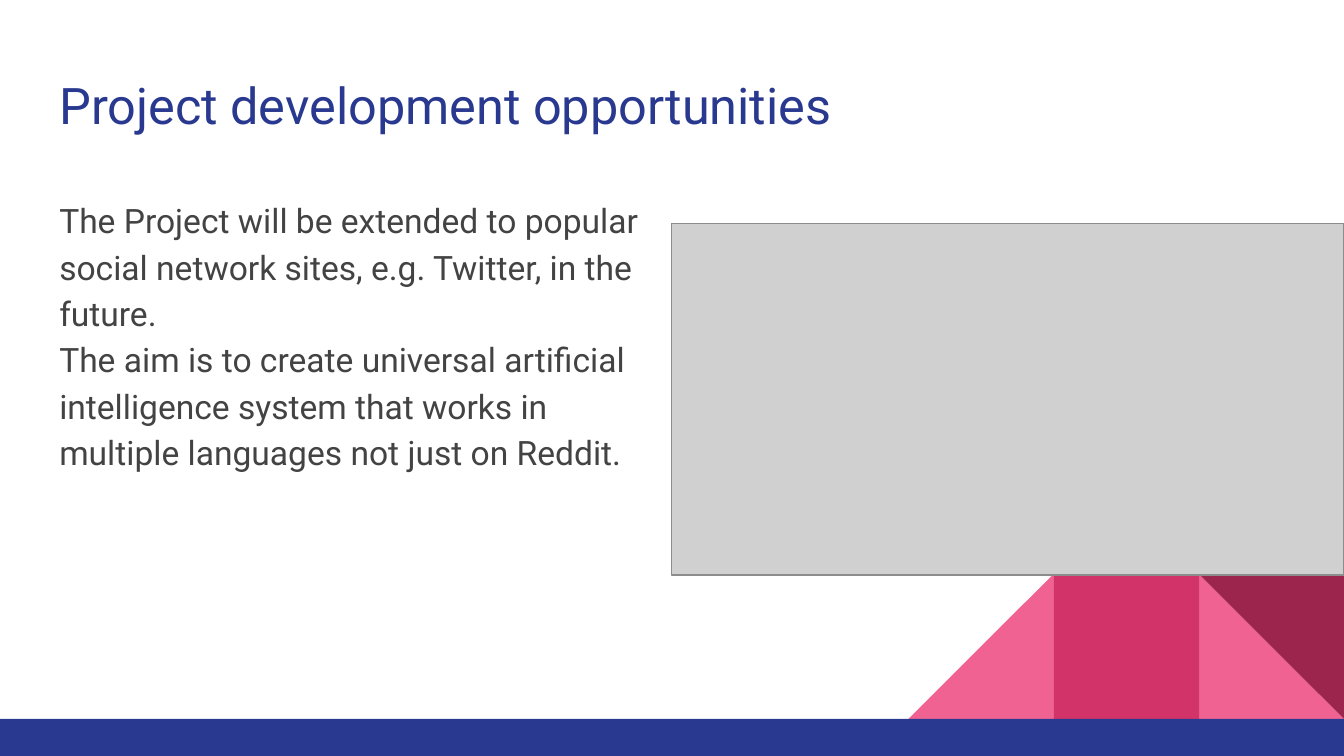
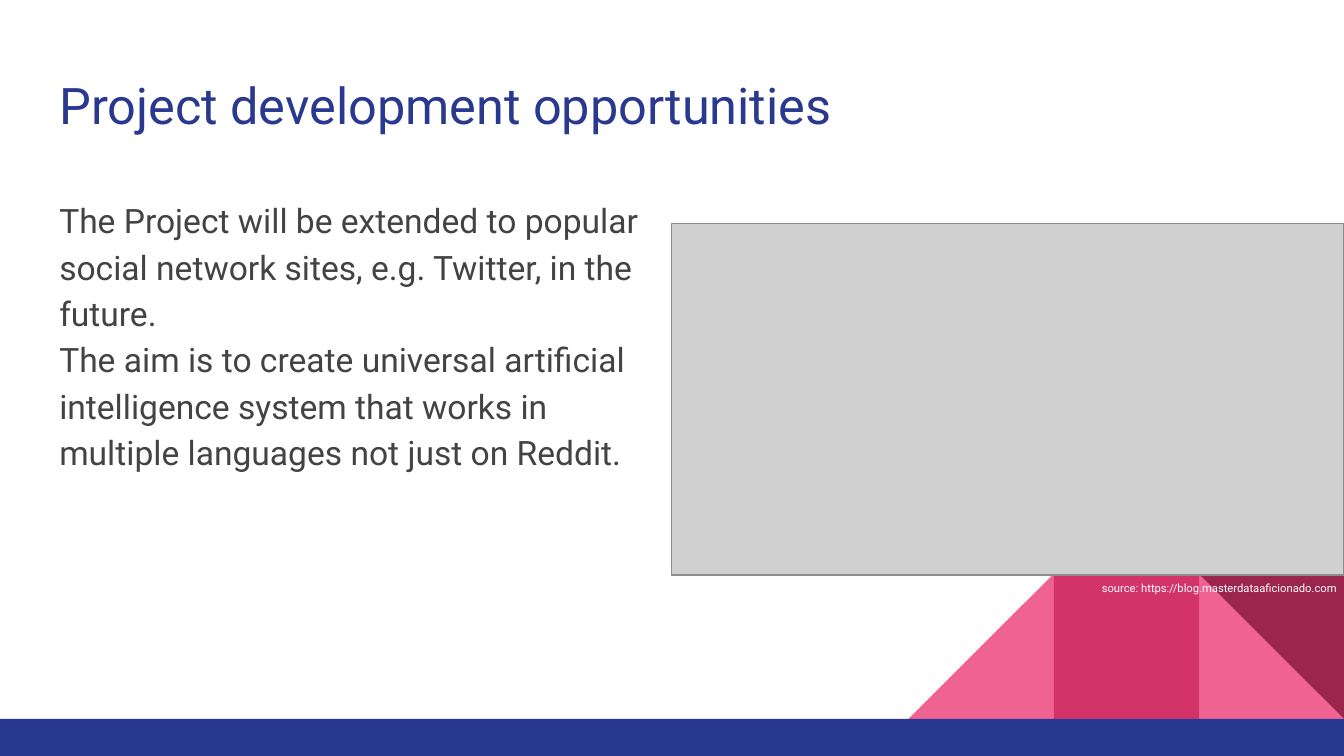
Before and after one commit to Jakub-S-K/beHappy-Ai4Youth, a slide deck: slide 8 of beHappy in English.pptx. Drawn at 1344x756 pixels with LibreOffice and Linux fonts; fonts in the diff are those of the drawing; grey boxes stand for pictures. Boxes give left, top, right and bottom in pixels: in the first picture for what was removed or moved away, otherwise in the second. Text is boxed around its words. In the diff, an @@ line names an element or a change of style, - is before the commit and + after.

```diff
--- a/beHappy in English.pptx
+++ b/beHappy in English.pptx
@@ text added at [1102, 582, 1336, 596], 6 pt, text #FFFFFF @@
+source: https://blog.masterdataaficionado.com
```
Also in this commit, not shown: 6 other slides changed, 1 slide added, 1 slide removed, 1 other file.
